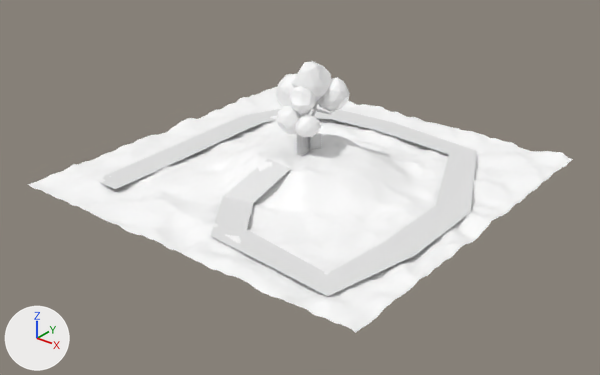
Renders of the glTF model assets/models/endings/forest-swing.glb from each side of a commit.
Both versions are drawn from a 50 mm camera at (28.8, -36.9, 21.6) aimed at (0.6, -1.7, -0.3). Lighting does not change. The marker at lower left points along +X, +Y and +Z. The older version comes first. Where no turn or scale is listed for an object, it has been applied to the vertices. Vertices at exactly the same position are counted once.

The older version as bpy lines, for what is in view:
```python
mat_turf = principled_material('Turf')
mat_turf.base_color = (1.0, 1.0, 1.0)  # white #ffffff
me_vert_011 = bpy.data.meshes.new('Vert.011')
me_vert_011.from_pydata(...)  # 450 vertices, 800 faces; spans x -2.64..1.59, y -2.07..2.0, z -0.02..6.34
# faces by material slot: [240, 560]
me_vert_011.materials.append(mat_tronco_normal)  # white #ffffff
me_vert_011.materials.append(mat_folhas)  # white #ffffff
me_平面 = bpy.data.meshes.new('平面')
me_平面.from_pydata(...)  # 16641 vertices, 32768 faces; spans x -12.0..12.0, y -12.0..12.0, z -0.3..1.6
me_平面.materials.append(mat_turf)  # white #ffffff
me_平面_003 = bpy.data.meshes.new('平面.003')
me_平面_003.from_pydata(...)  # 12 vertices, 6 faces; spans x -0.53..0.53, y -0.75..0.75, z 0.0..2.5
me_平面_003.materials.append(mat_tree)  # its picture is missing
me_平面_009 = bpy.data.meshes.new('平面.009')
me_平面_009.from_pydata(...)  # 30 vertices, 28 faces; spans x -1.3..18.7, y -2.3..18.2, z 0.0..1.3
ob_ground_forestclearing = bpy.data.objects.new('Ground_ForestClearing', me_平面)
ob_ground_forestclearing.location = (0.0, 0.0, 0.0)
ob_pathboundary = bpy.data.objects.new('PathBoundary', me_平面_009)
ob_pathboundary.location = (-8.01, -8.42, 0.21)
ob_tree_hero = bpy.data.objects.new('Tree_Hero', me_vert_011)
ob_tree_hero.location = (0.02, 0.62, 0.47)
ob_treecard_template = bpy.data.objects.new('TreeCard_Template', me_平面_003)
ob_treecard_template.location = (0.0, 0.0, 0.0)
```
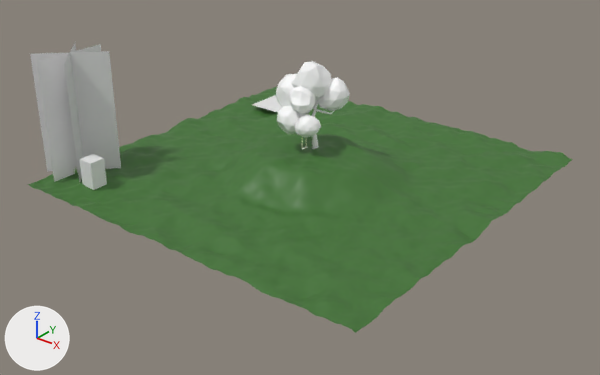
Where the newer file only moved an object's origin or applied its transform, the numbers keep the older frame.

Where the change shows, as pixel boxes [x1, y1, x2, y2] in the pictures (600 x 375 px):
'Ground_ForestClearing', recoloured (white to dark green)
    both: [27, 87, 572, 333]
'PathBoundary', reshaped, moved, rescaled
    before: [101, 109, 477, 296]
    after: [252, 95, 283, 112]
'TreeCard_Template', moved, rescaled
    before: [297, 133, 321, 156]
    after: [30, 43, 121, 182]
'Peole', added
    after: [79, 154, 107, 190]
part 1 of me_平面_009, deleted
    before: [120, 109, 477, 296]

What changed in the scene script:
```text
Change mat_turf:
    mat_turf.base_color: (1.0, 1.0, 1.0) -> (0.0515, 0.17, 0.0315)  # white #ffffff -> dark green #407332
Change me_平面_009:
    used by ob_pathboundary; location = (-8.01, -8.42, 0.21)
    remove me_平面_009.from_pydata(...)  # 30 vertices, 28 faces; spans x -1.3..18.7, y -2.3..18.2, z 0.0..1.3
    add me_平面_009.from_pydata(...)  # 4 vertices, 2 faces; spans x -1.0..1.0, y -1.0..1.0, z 0.0
    me_平面_009 part 1
    26 vertices are removed from x -1.3..18.7, y -2.3..18.2, z 0.0..1.3
    26 faces are deleted
Change me_平面_003:
    used by ob_treecard_template; location = (0.0, 0.0, 0.0)
    remove me_平面_003.from_pydata(...)  # 12 vertices, 6 faces; spans x -0.53..0.53, y -0.75..0.75, z 0.0..2.5
    add me_平面_003.from_pydata(...)  # 12 vertices, 6 faces; spans x -12.61..-9.43, y -10.78..-6.28, z 0.0..7.5
    me_平面_003 part 2: the whole mesh is scaled about its middle by 3, then moved by (-11.02, -8.53, 2.5)
Add me_立方體:
    me_立方體.from_pydata(...)  # a box spanning x -0.5..0.5, y -0.5..0.5, z -0.85..0.85
Change ob_pathboundary:
    ob_pathboundary.location: (-8.01, -8.42, 0.21) -> (-8.41, 7.72, 0.3)
    ob_pathboundary.scale: (1.0, 1.0, 1.0) -> (1.7, 1.7, 1.7)
Add ob_peole:
    ob_peole = bpy.data.objects.new('Peole', me_立方體)
    ob_peole.location = (-8.63, -9.64, 0.94)
```
